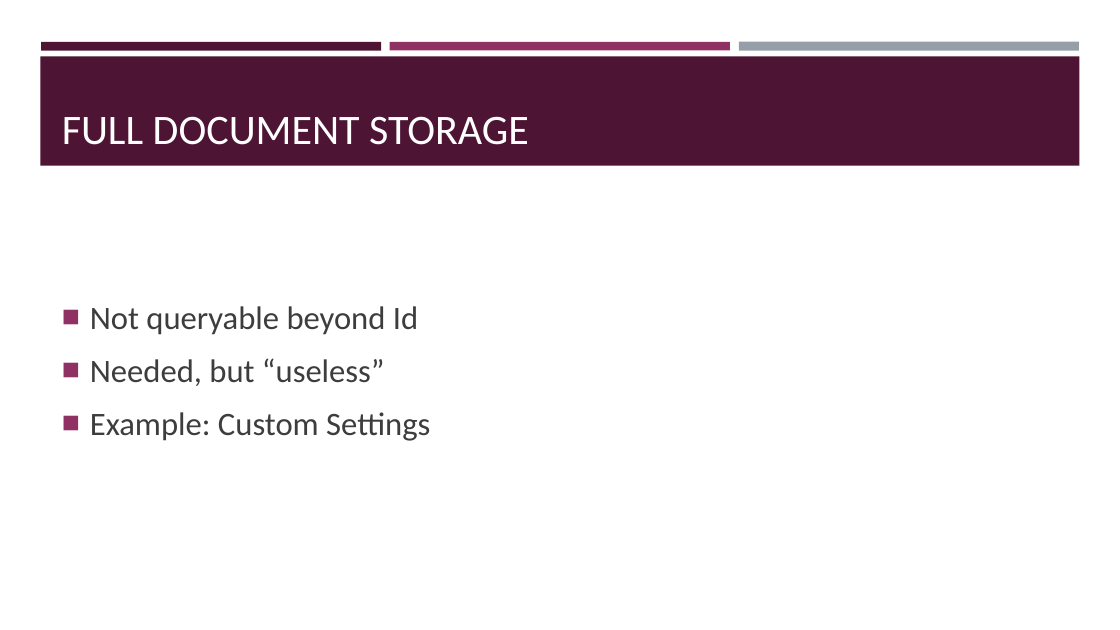
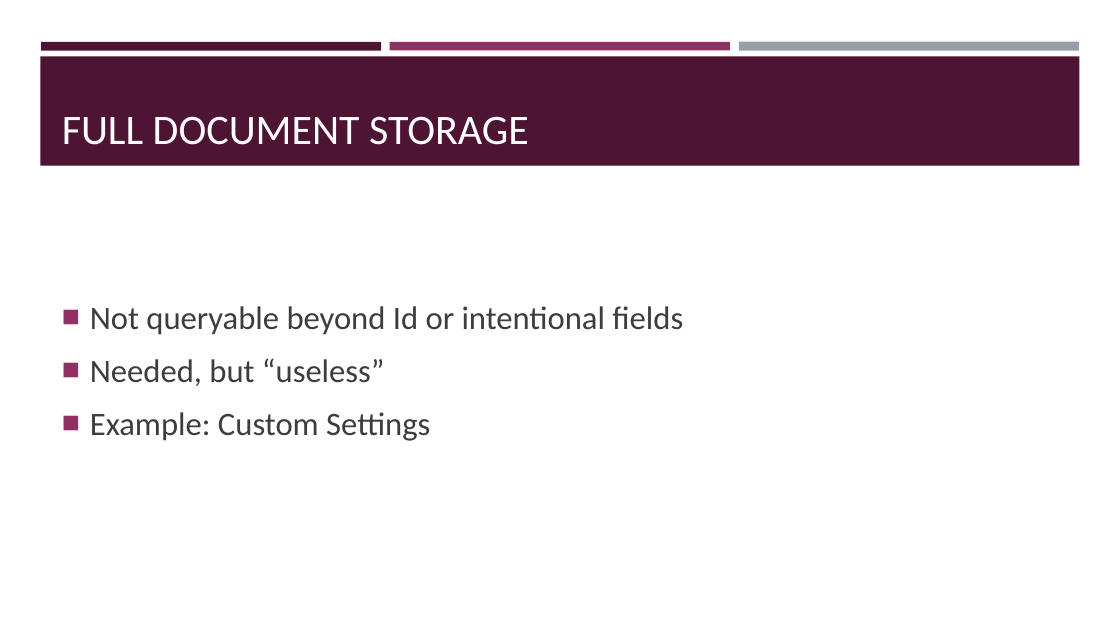
Before and after one commit to zaudtke/Presentations, a slide deck: slide 45 of embracesql/empbracesql.pptx (slide 42 before the commit). Drawn at 1120x630 pixels with LibreOffice and Linux fonts; fonts in the diff are those of the drawing. Boxes give left, top, right and bottom in pixels: in the first picture for what was removed or moved away, otherwise in the second. Text is boxed around its words. In the diff, an @@ line names an element or a change of style, - is before the commit and + after.

```diff
--- a/embracesql/empbracesql.pptx
+++ b/embracesql/empbracesql.pptx
@@ text at box(90, 306, 683, 335): text changed @@
-■ Not queryable beyond Id
+■ Not queryable beyond Id or intentional fields
```
Also in this commit, not shown: 15 other slides changed, 6 slides added, 1 slide removed, 1 other file.
